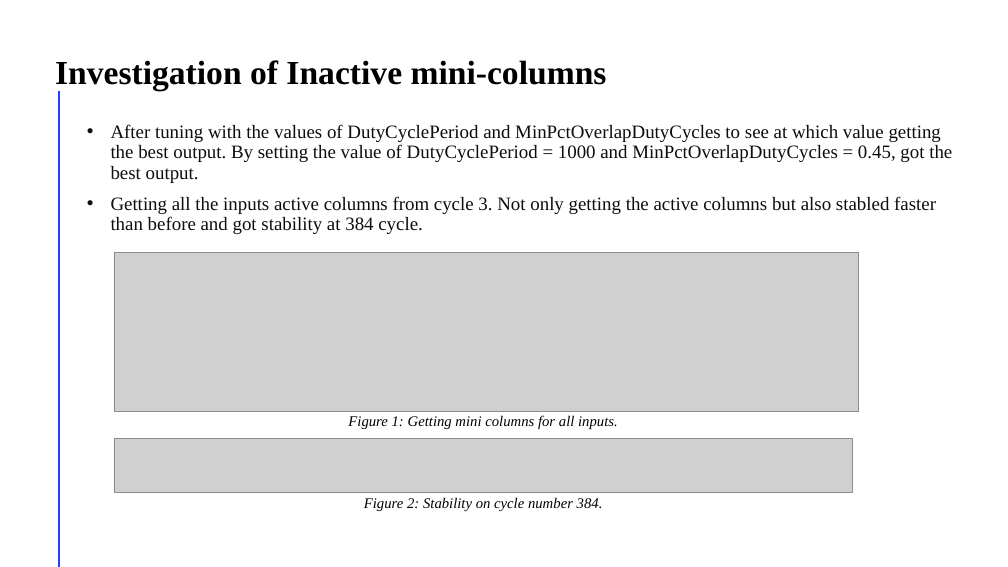
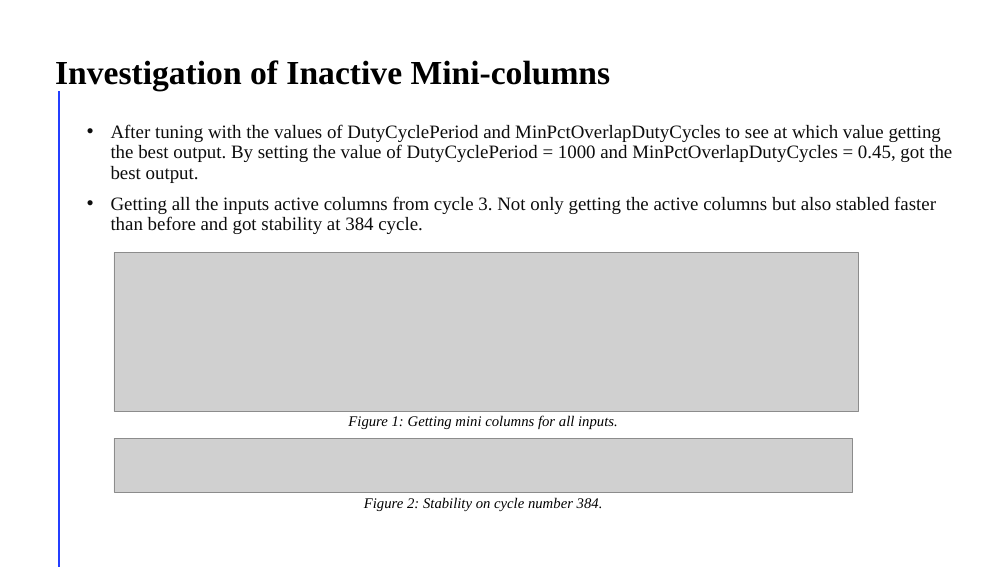
Before and after one commit to fahimtalukdarakash/neocortexapi_Team_SqrAS, a slide deck: slide 6 of Documentation Folder/Implement the New Spatial Pattern Learning Experiment Presentaion.pptx. Drawn at 1008x567 pixels with LibreOffice and Linux fonts; fonts in the diff are those of the drawing; grey boxes stand for pictures; background and template pictures are left out. Boxes give left, top, right and bottom in pixels: in the first picture for what was removed or moved away, otherwise in the second. Text is boxed around its words. In the diff, an @@ line names an element or a change of style, - is before the commit and + after.

```diff
--- a/Documentation Folder/Implement the New Spatial Pattern Learning Experiment Presentaion.pptx
+++ b/Documentation Folder/Implement the New Spatial Pattern Learning Experiment Presentaion.pptx
@@ text at [55,60,611,90]: text changed @@
-Investigation of Inactive mini-columns
+Investigation of Inactive Mini-columns
```
Also in this commit, not shown: 1 other slide changed, 5 other files.
